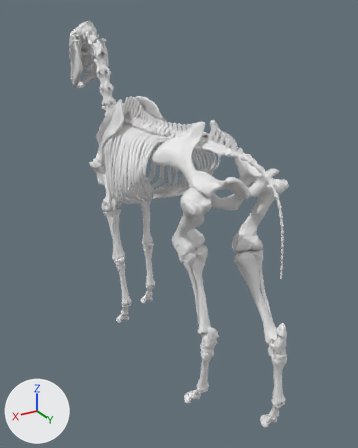
The OBJ model 解剖生理_馬骨_豬狗器官/models/horse_skeleton_segmented.obj: old version first, new version second.
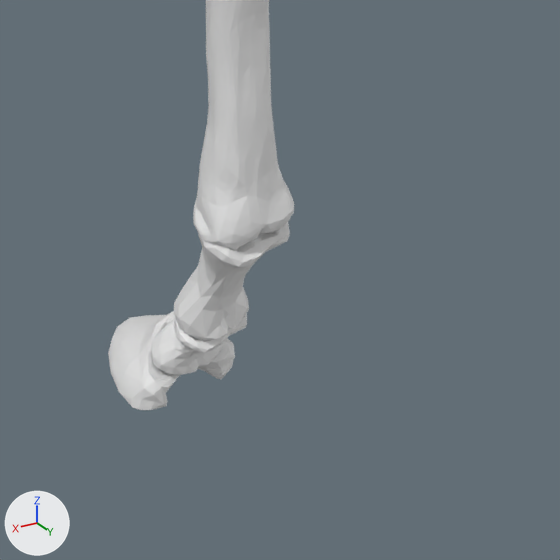
The first picture shows the older version from a 50 mm camera at (153.0, 286.0, 234.0) aimed at (-14.0, 8.0, 95.0). The close-ups show the older and then the newer version on the part from 69% to 90% of the width and 83% to 100% of the height of that picture. Only the edits that show in the close-ups are written down. Arrows for +X, +Y and +Z are at lower left; the lights stay in place. Where no turn or scale is listed for an object, it has been applied to the vertices.

Objects in the first close-up: 'cannon_hind_l_14', 'coronet_hind_l_20', 'coronet_hind_l_28', 'pastern_hind_l_18'.
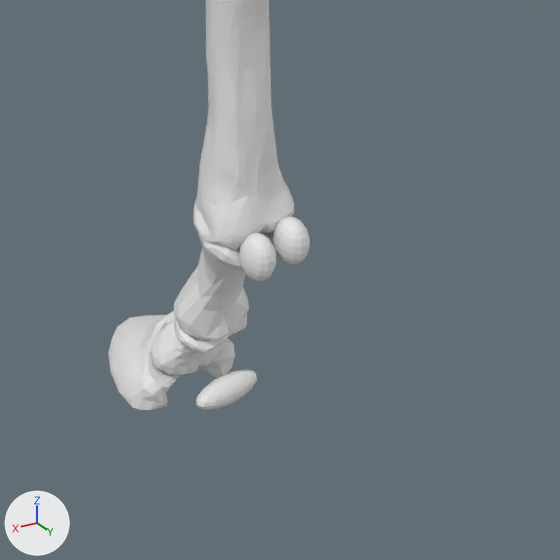
Location of each change, [x1, y1, x2, y2] in pixels of the close-ups (560 x 560 px):
```json
{"object": "sesamoid_prox_hind_l", "change": "added", "after": [240, 217, 310, 281]}
{"object": "navicular_hind_l", "change": "added", "after": [196, 369, 257, 410]}
```

Edits to the scene script, one JSON object a line:
```json
{"op": "add", "block": "me_sesamoid_prox_hind_l", "code": ["me_sesamoid_prox_hind_l = bpy.data.meshes.new('sesamoid_prox_hind_l')", "me_sesamoid_prox_hind_l.from_pydata(...)  # a UV sphere (14 segments, 10 rings, poles along z) spanning x -18.12..-15.42, y 122.53..125.55, z 20.19..24.29; a UV sphere (14 segments, 10 rings, poles along z) spanning x -14.62..-11.92, y 122.53..125.55, z 20.19..24.29"]}
{"op": "add", "block": "me_navicular_hind_l", "code": ["me_navicular_hind_l = bpy.data.meshes.new('navicular_hind_l')", "me_navicular_hind_l.from_pydata(...)  # a UV sphere (14 segments, 10 rings, poles along z) spanning x -18.24..-11.84, y 119.35..121.4, z 3.23..5.53"]}
{"op": "add", "block": "ob_sesamoid_prox_hind_l", "code": ["ob_sesamoid_prox_hind_l = bpy.data.objects.new('sesamoid_prox_hind_l', me_sesamoid_prox_hind_l)", "ob_sesamoid_prox_hind_l.location = (0.0, 0.0, 0.0)"]}
{"op": "add", "block": "ob_navicular_hind_l", "code": ["ob_navicular_hind_l = bpy.data.objects.new('navicular_hind_l', me_navicular_hind_l)", "ob_navicular_hind_l.location = (0.0, 0.0, 0.0)"]}
```
